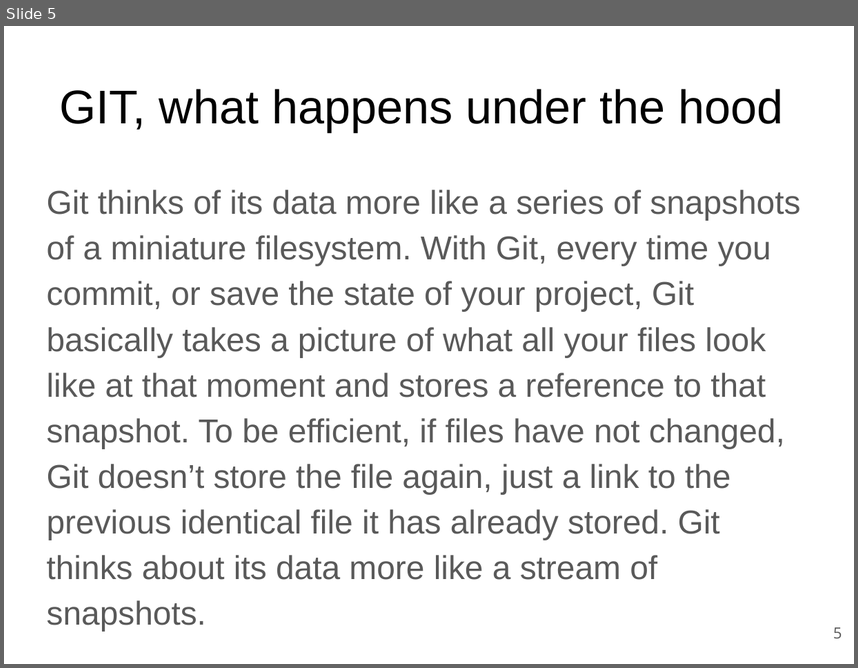
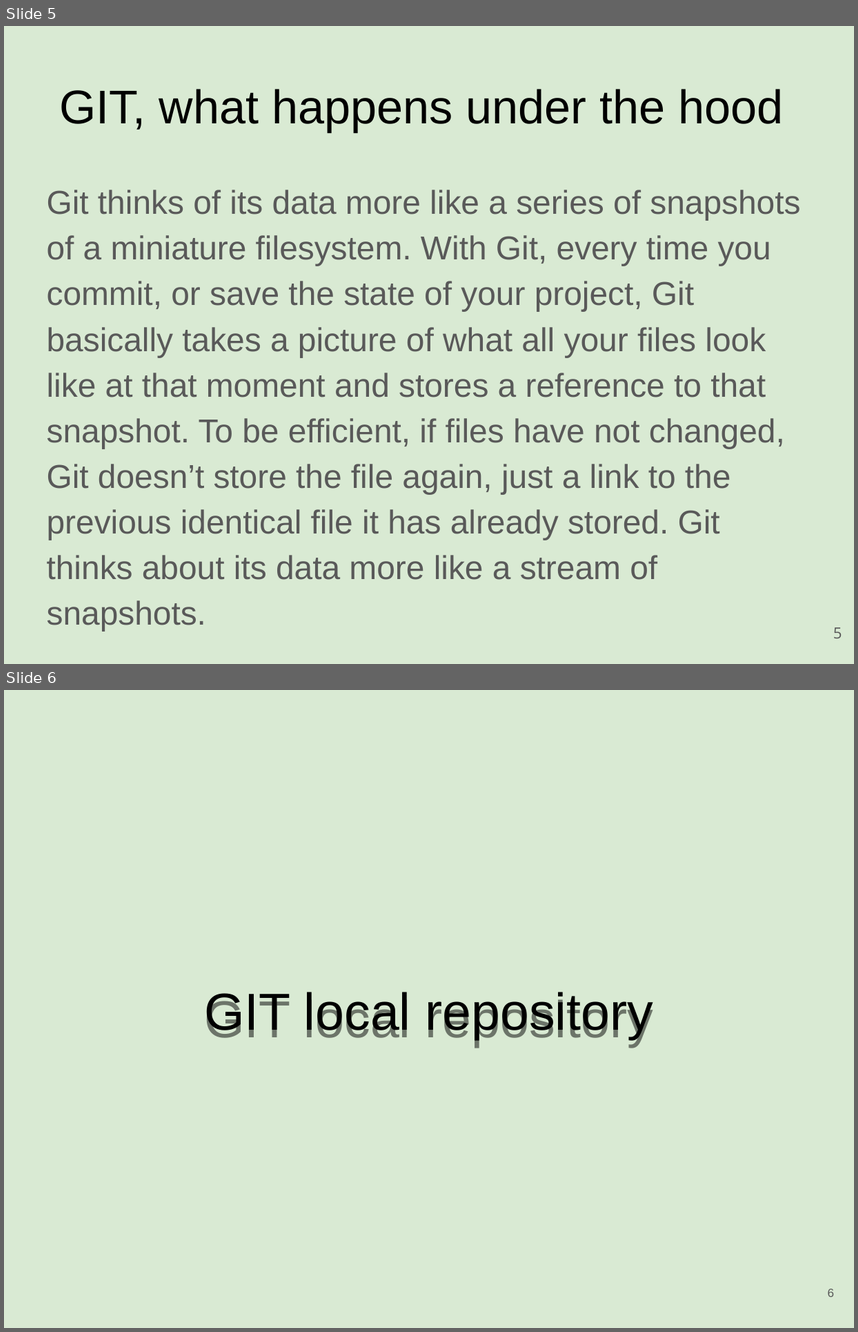
Before and after one commit to rickvek/Workshop-GIT, a slide deck: Git-Workshop.odp. Shown one above the other, each under a label of ours: slide 5 before the commit, slides 5 and 6 after it. The pictures are 858x668 and 858x1332 pixels, drawn with LibreOffice and Linux fonts; fonts in the diff are those of the drawing. Boxes give left, top, right and bottom in pixels: in the first picture for what was removed or moved away, otherwise in the second. Text is boxed around its words. In the diff, an @@ line names an element or a change of style, - is before the commit and + after.

```diff
--- a/Git-Workshop.odp
+++ b/Git-Workshop.odp
@@ slide 6 added at (4, 690, 854, 1328), background #D9EAD3 @@
@@ title added at (204, 992, 653, 1039), 44 pt, text #000000 @@
+GIT local repository
@@ page number added at (828, 1288, 835, 1297), 10 pt, text #595959 @@
+6
@@ slide 5 changed as well @@
@@ background #FFFFFF to #D9EAD3 @@
```
Also in this commit, not shown: 34 other slides changed.
